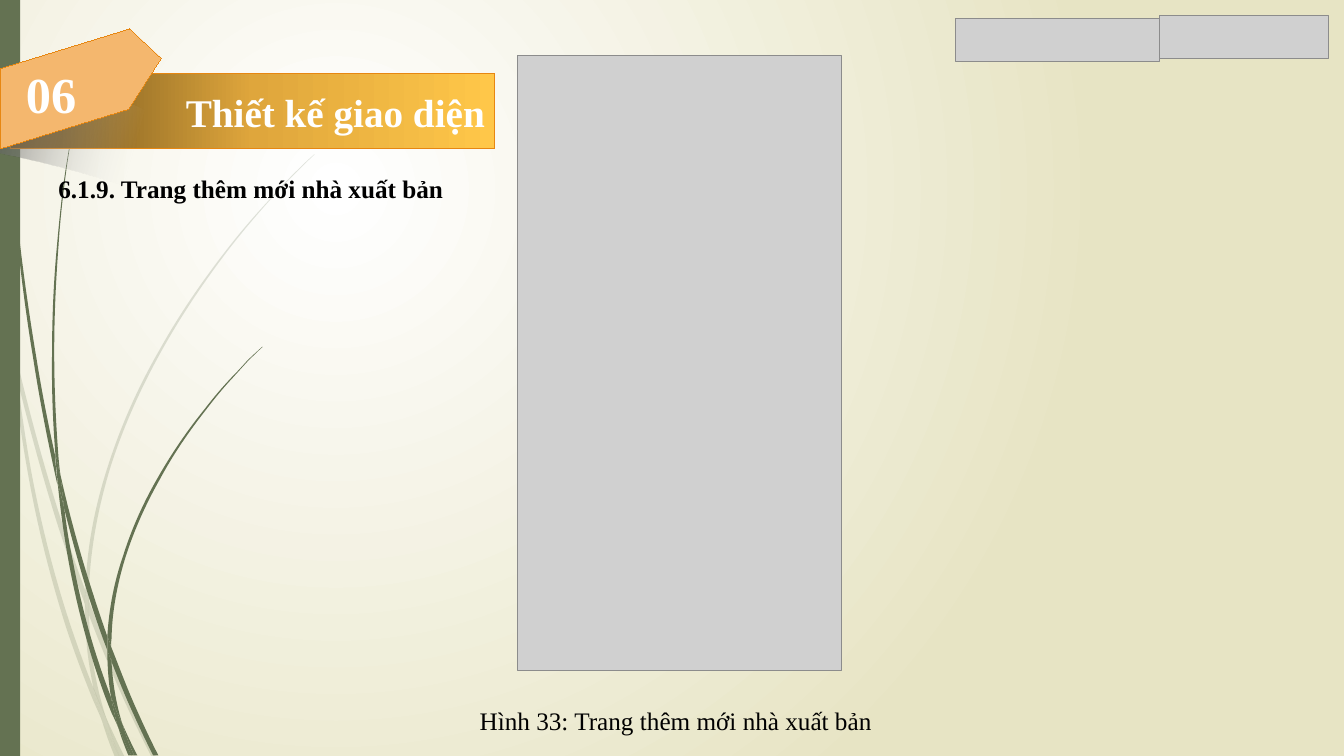
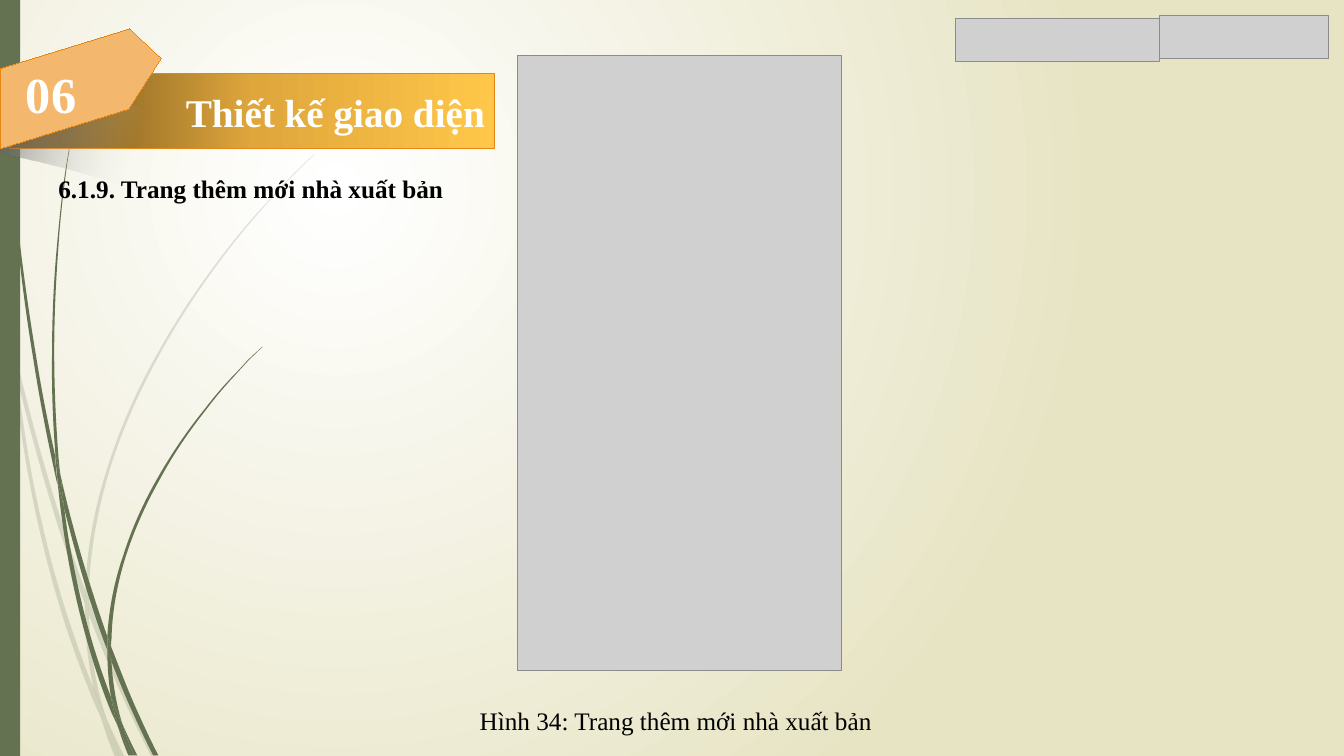
Before and after one commit to Trong-Nhan/Do_An_Ky_Cuoi, a slide deck: slide 57 of Slide Đồ Án.pptx. Drawn at 1344x756 pixels with LibreOffice and Linux fonts; fonts in the diff are those of the drawing; grey boxes stand for pictures. Boxes give left, top, right and bottom in pixels: in the first picture for what was removed or moved away, otherwise in the second. Text is boxed around its words. In the diff, an @@ line names an element or a change of style, - is before the commit and + after.

```diff
--- a/Slide Đồ Án.pptx
+++ b/Slide Đồ Án.pptx
@@ text at <box>480,711,871,736</box>: text changed @@
-Hình 33: Trang thêm mới nhà xuất bản
+Hình 34: Trang thêm mới nhà xuất bản
```
Also in this commit, not shown: 22 other slides changed.
